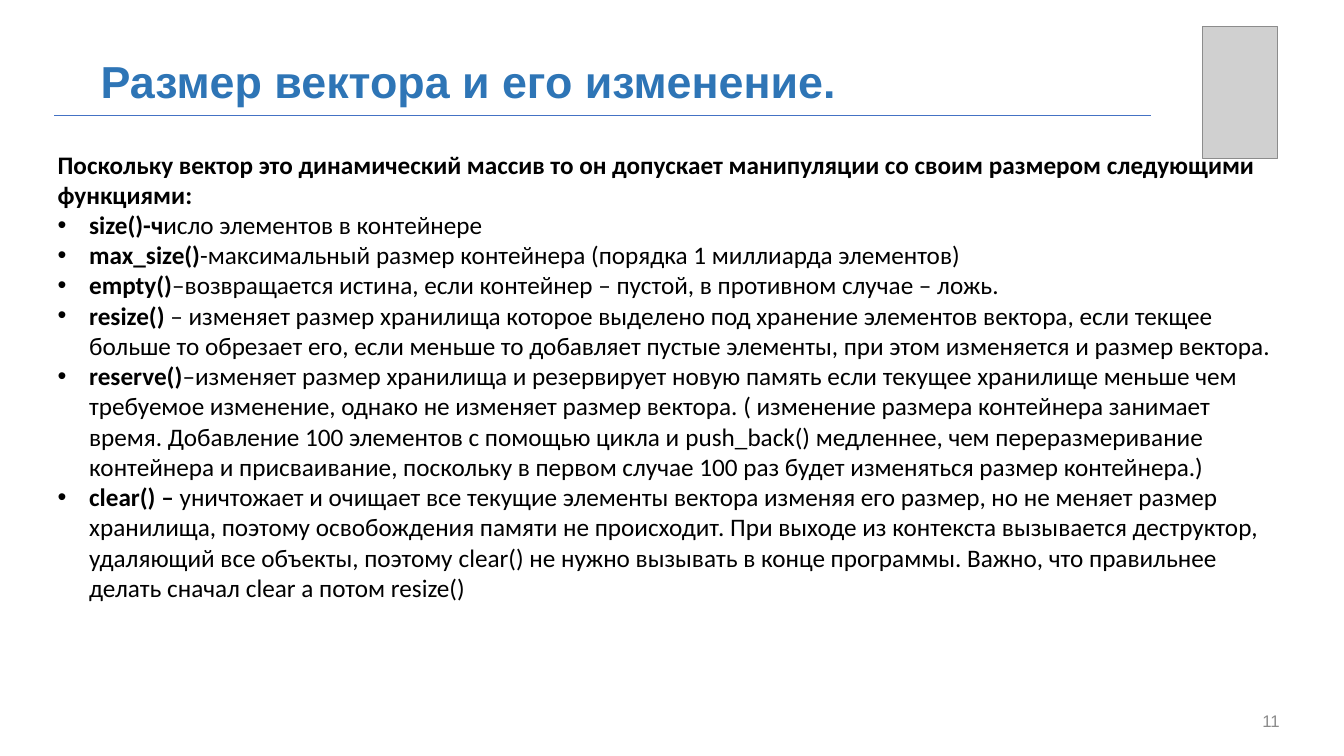
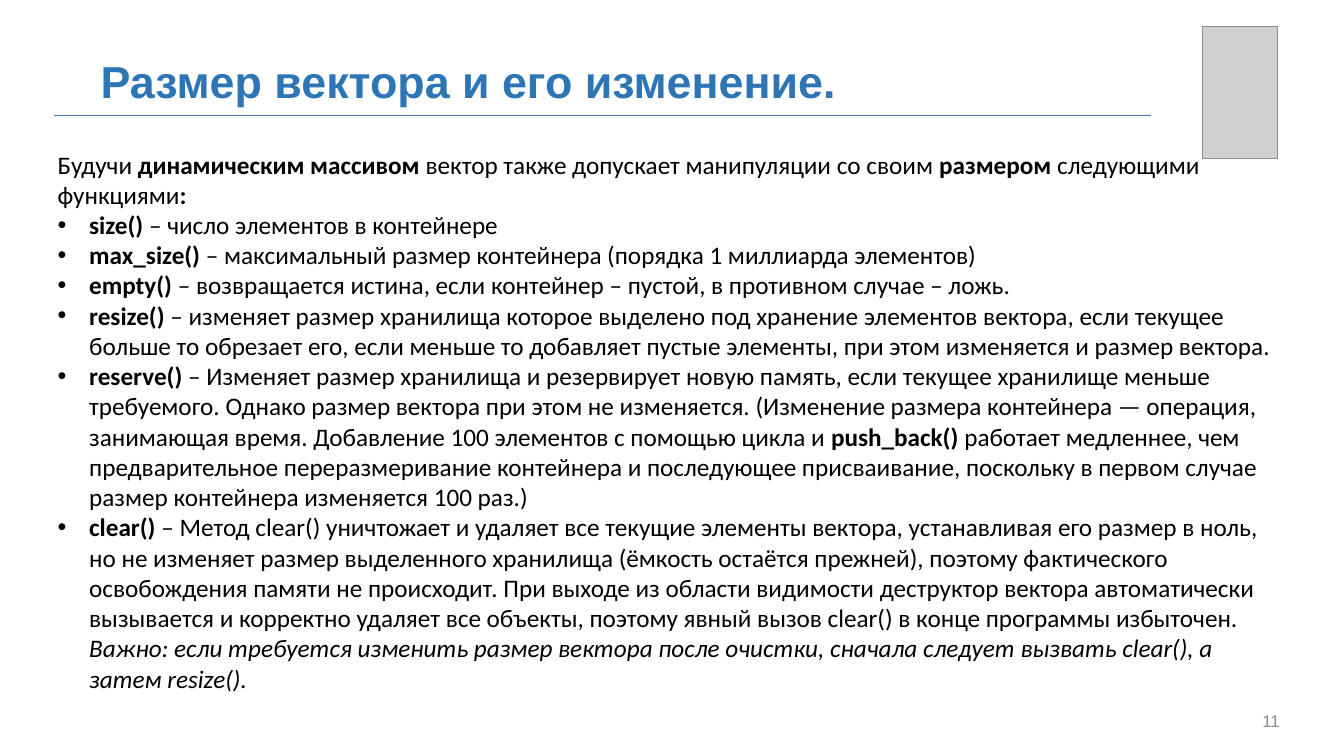
Before and after one commit to MUCTR-IKT-CPP/cpp_course, a slide deck: slide 11 of Лекции/2025/8/Контейнеры.pptx. Drawn at 1344x756 pixels with LibreOffice and Linux fonts; fonts in the diff are those of the drawing; grey boxes stand for pictures; background and template pictures are left out. Boxes give left, top, right and bottom in pixels: in the first picture for what was removed or moved away, otherwise in the second. Text is boxed around its words. In the diff, an @@ line names an element or a change of style, - is before the commit and + after.

```diff
--- a/Лекции/2025/8/Контейнеры.pptx
+++ b/Лекции/2025/8/Контейнеры.pptx
@@ text at [58, 157, 1270, 692]: text changed @@
-Поскольку вектор это динамический массив то он допускает манипуляции со своим размером следующими функциями:
-• size()-число элементов в контейнере
-• max_size()-максимальный размер контейнера (порядка 1 миллиарда элементов)
-• empty()–возвращается истина, если контейнер – пустой, в противном случае – ложь.
-• resize() – изменяет размер хранилища которое выделено под хранение элементов вектора, если текщее больше то обрезает его, если меньше то добавляет пустые элементы, при этом изменяется и размер вектора.
-• reserve()–изменяет размер хранилища и резервирует новую память если текущее хранилище меньше чем требуемое изменение, однако не изменяет размер вектора. ( изменение размера контейнера занимает время. Добавление 100 элементов с помощью цикла и push_back() медленнее, чем переразмеривание контейнера и присваивание, поскольку в первом случае 100 раз будет изменяться размер контейнера.)
-• clear() – уничтожает и очищает все текущие элементы вектора изменяя его размер, но не меняет размер хранилища, поэтому освобождения памяти не происходит. При выходе из контекста вызывается деструктор, удаляющий все объекты, поэтому clear() не нужно вызывать в конце программы. Важно, что правильнее делать сначал clear а потом resize()
+Будучи динамическим массивом вектор также допускает манипуляции со своим размером следующими функциями:
+• size() – число элементов в контейнере
+• max_size() – максимальный размер контейнера (порядка 1 миллиарда элементов)
+• empty() – возвращается истина, если контейнер – пустой, в противном случае – ложь.
+• resize() – изменяет размер хранилища которое выделено под хранение элементов вектора, если текущее больше то обрезает его, если меньше то добавляет пустые элементы, при этом изменяется и размер вектора.
+• reserve() – Изменяет размер хранилища и резервирует новую память, если текущее хранилище меньше требуемого. Однако размер вектора при этом не изменяется. (Изменение размера контейнера — операция, занимающая время. Добавление 100 элементов с помощью цикла и push_back() работает медленнее, чем предварительное переразмеривание контейнера и последующее присваивание, поскольку в первом случае размер контейнера изменяется 100 раз.)
+• clear() – Метод clear() уничтожает и удаляет все текущие элементы вектора, устанавливая его размер в ноль, но не изменяет размер выделенного хранилища (ёмкость остаётся прежней), поэтому фактического освобождения памяти не происходит. При выходе из области видимости деструктор вектора автоматически вызывается и корректно удаляет все объекты, поэтому явный вызов clear() в конце программы избыточен.
+  Важно: если требуется изменить размер вектора после очистки, сначала следует вызвать clear(), а затем resize().
```
Also in this commit, not shown: 18 other slides changed, 2 slides added.
